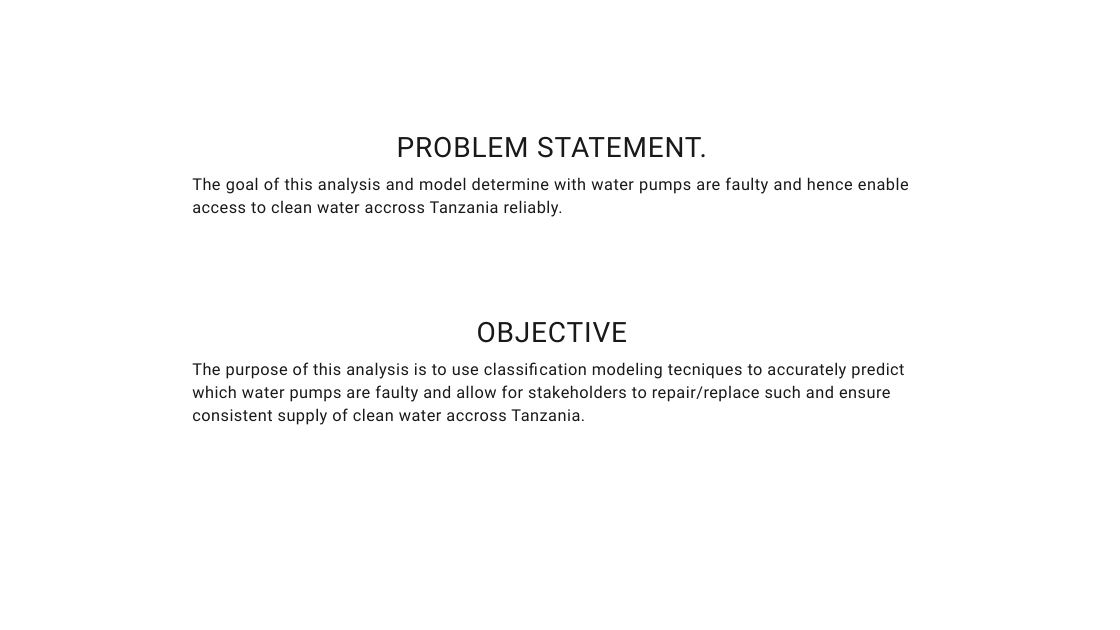
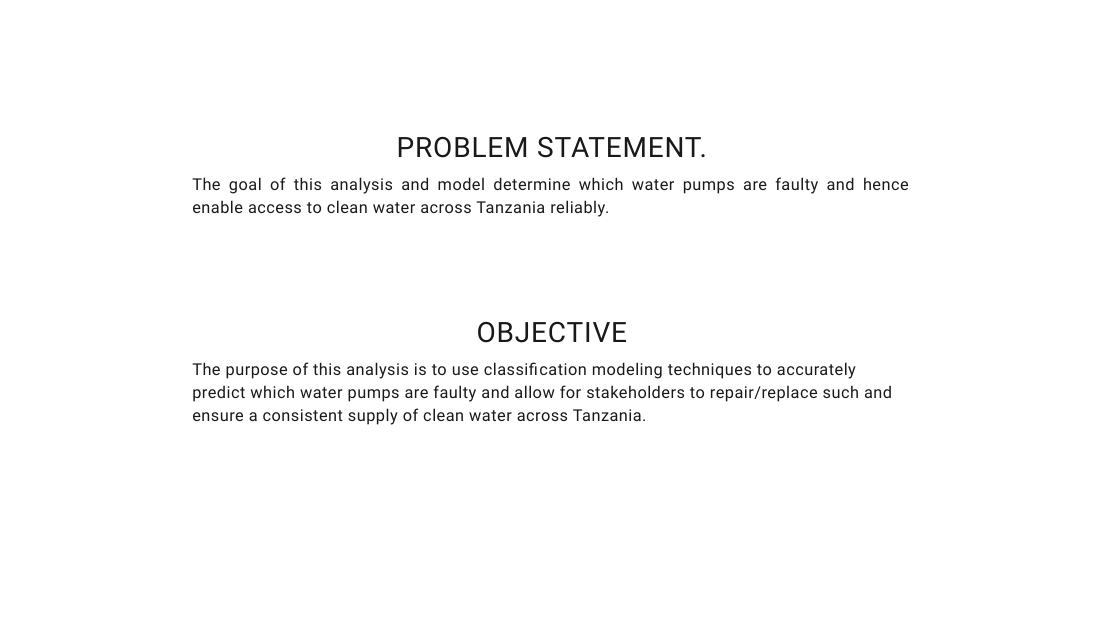
Before and after one commit to KeyMoney22/phase3_project, a slide deck: slide 2 of presentation.pptx. Drawn at 1120x630 pixels with LibreOffice and Linux fonts; fonts in the diff are those of the drawing. Boxes give left, top, right and bottom in pixels: in the first picture for what was removed or moved away, otherwise in the second. Text is boxed around its words. In the diff, an @@ line names an element or a change of style, - is before the commit and + after.

```diff
--- a/presentation.pptx
+++ b/presentation.pptx
@@ text at <box>192,177,909,217</box>: text changed @@
-The goal of this analysis and model determine with water pumps are faulty and hence enable access to clean water accross Tanzania reliably.
+The goal of this analysis and model determine which water pumps are faulty and hence enable access to clean water across Tanzania reliably.
@@ text at <box>192,362,892,425</box>: text changed @@
-The purpose of this analysis is to use classification modeling tecniques to accurately predict which water pumps are faulty and allow for stakeholders to repair/replace such and ensure consistent supply of clean water accross Tanzania.
+The purpose of this analysis is to use classification modeling techniques to accurately predict which water pumps are faulty and allow for stakeholders to repair/replace such and ensure a consistent supply of clean water across Tanzania.
```
Also in this commit, not shown: 1 other slide changed, 1 other file.
